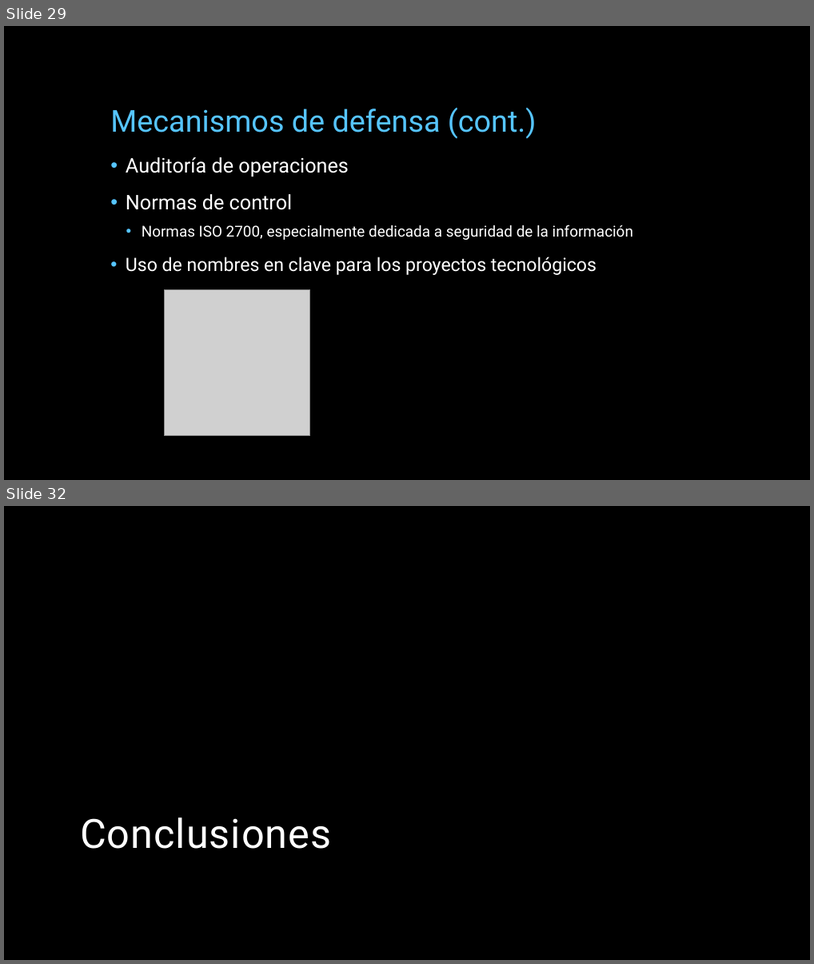
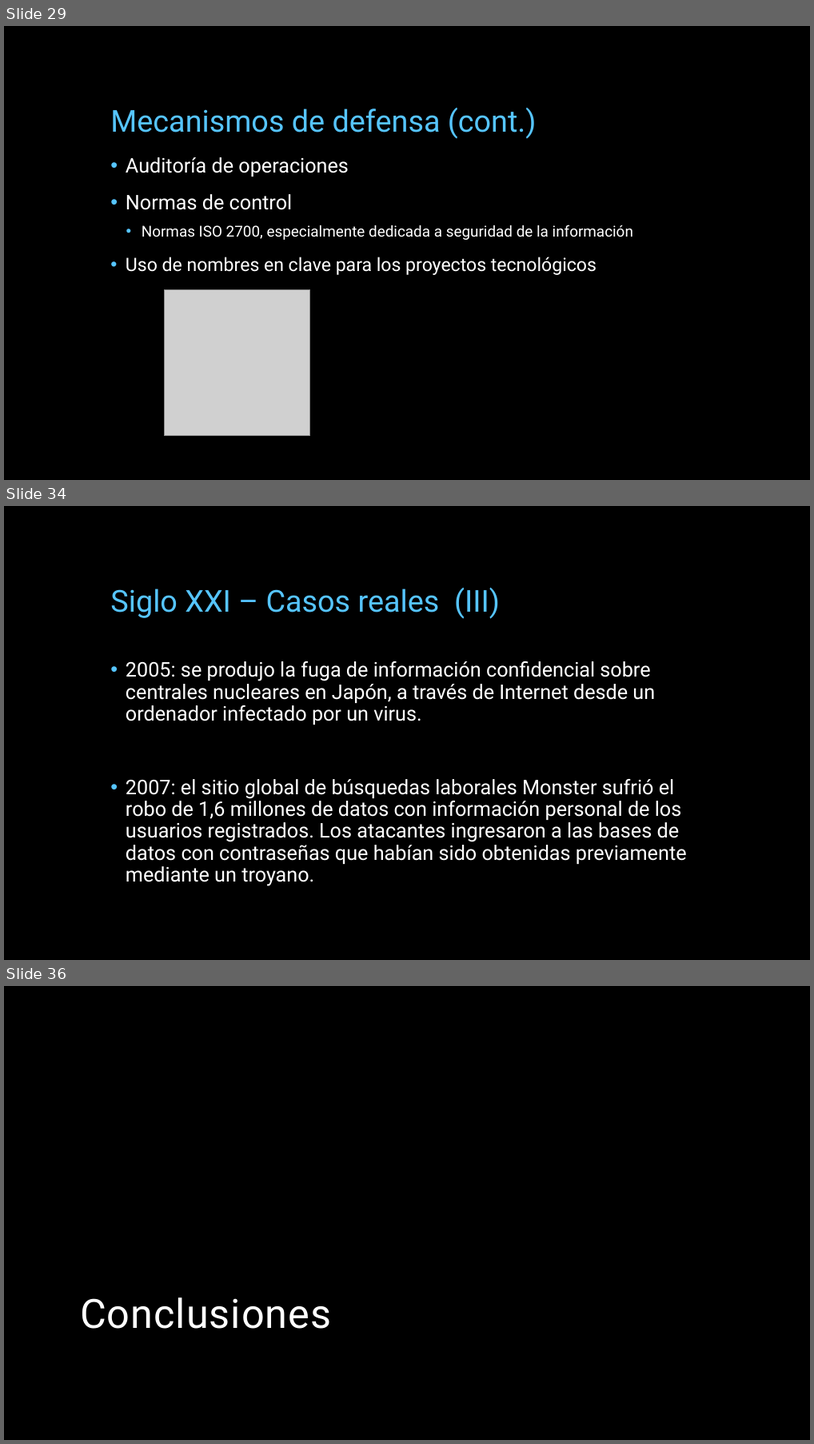
Before and after one commit to miparnisari/implantaciondesistemas, a slide deck: Presentacion/Fuga de Información.pptx. Shown one above the other, each under a label of ours: slides 29 and 32 before the commit, slides 29, 34 and 36 after it; the slides between them are not shown. The pictures are 814x964 and 814x1444 pixels, drawn with LibreOffice and Linux fonts; fonts in the diff are those of the drawing; grey boxes stand for pictures; background and template pictures are left out. Boxes give left, top, right and bottom in pixels: in the first picture for what was removed or moved away, otherwise in the second. Text is boxed around its words. In the diff, an @@ line names an element or a change of style, - is before the commit and + after.

Commit message:
presentacion: xxi riesgos y casos reales

```diff
--- a/Presentacion/Fuga de Información.pptx
+++ b/Presentacion/Fuga de Información.pptx
@@ slide 34 added at (4,506,810,960), background picture (left out) @@
@@ title added at (110,588,500,619), 36 pt, text #56C5FF @@
+Siglo XXI – Casos reales (III)
@@ text added at (126,661,687,886), 24 pt, text #FFFFFF @@
+• 2005: se produjo la fuga de información confidencial sobre centrales nucleares en Japón, a través de Internet desde un ordenador infectado por un virus.
+• 2007: el sitio global de búsquedas laborales Monster sufrió el robo de 1,6 millones de datos con información personal de los usuarios registrados. Los atacantes ingresaron a las bases de datos con contraseñas que habían sido obtenidas previamente mediante un troyano.
@@ what was slide 32 is now slide 36 @@
```
Also in this commit, not shown: 1 slide changed, 4 other slides added, 1 slide removed.
